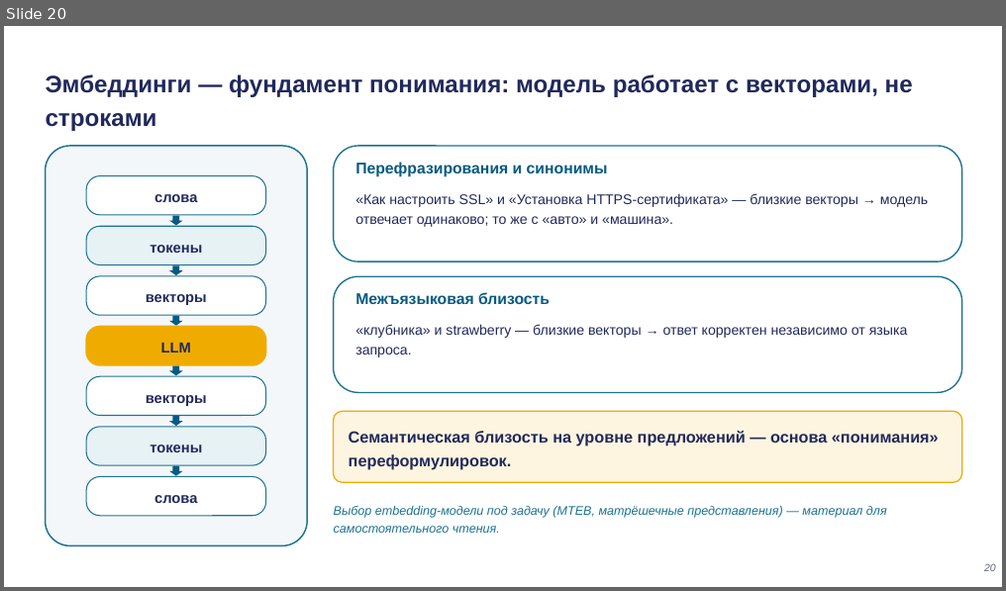
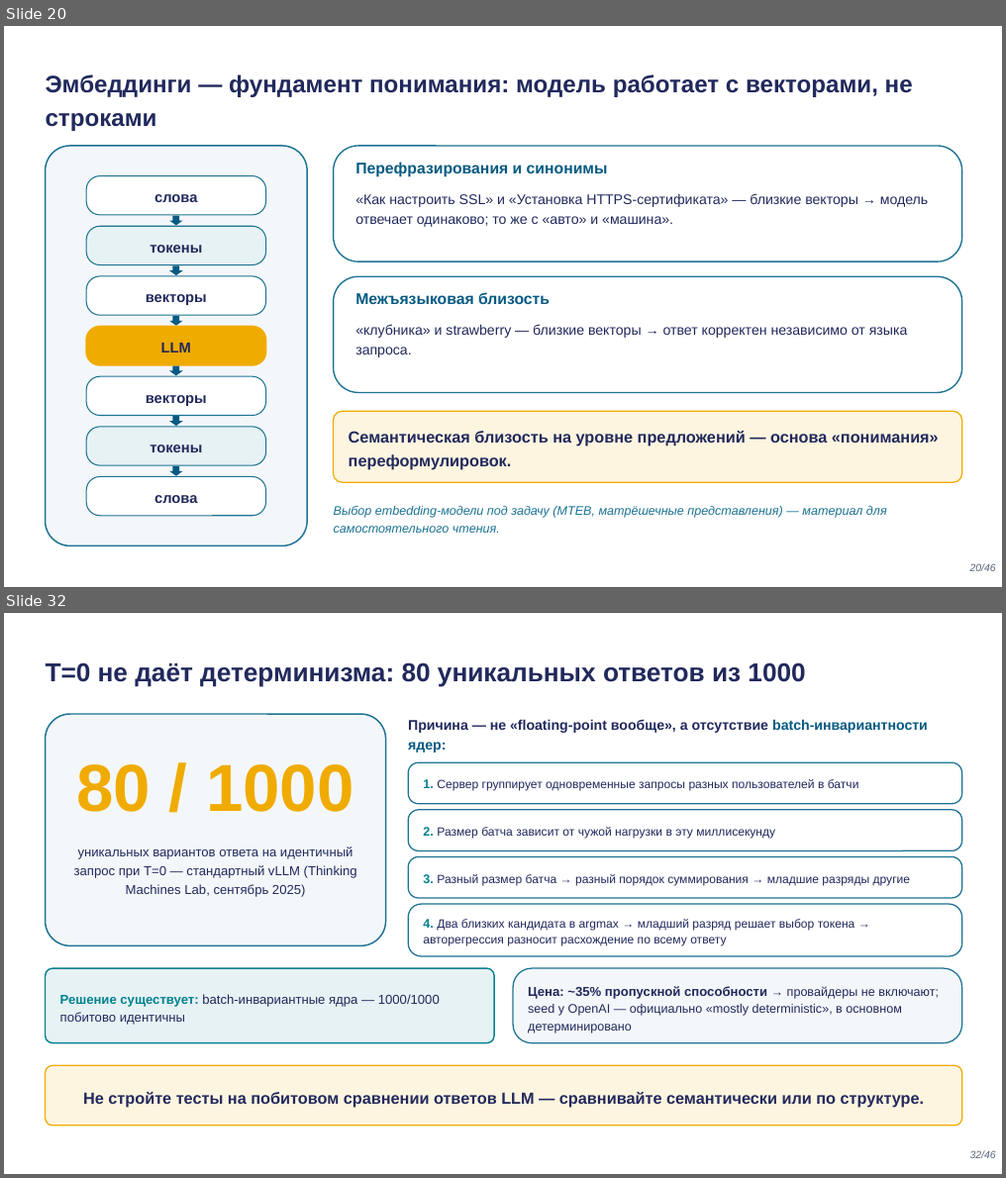
Before and after one commit to tellina-study/AI-usage-lessons, a slide deck: library/lectures/lec-02/rendered/lec-02.pptx. Shown one above the other, each under a label of ours: slide 20 before the commit, slides 20 and 32 after it; the slides between them are not shown. The pictures are 1006x591 and 1006x1178 pixels, drawn with LibreOffice and Linux fonts; fonts in the diff are those of the drawing. Boxes give left, top, right and bottom in pixels: in the first picture for what was removed or moved away, otherwise in the second. Text is boxed around its words. In the diff, an @@ line names an element or a change of style, - is before the commit and + after.

```diff
--- a/library/lectures/lec-02/rendered/lec-02.pptx
+++ b/library/lectures/lec-02/rendered/lec-02.pptx
@@ slide 32 added at (4, 613, 1002, 1174), background #FFFFFF @@
@@ text added at (46, 663, 805, 687), 25 pt, text #21295C, bold @@
+T=0 не даёт детерминизма: 80 уникальных ответов из 1000
@@ rounded rectangle added at (46, 714, 386, 947), fill #F4F7FA, outline #1C7293 1.4 pt @@
@@ text added at (408, 719, 928, 753), 13.5 pt, text #21295C, bold @@
+Причина — не «floating-point вообще», а отсутствие batch-инвариантности ядер:
@@ text added at (77, 764, 353, 812), 64 pt, text #F0AB00, bold @@
+80 / 1000
@@ rounded rectangle added at (408, 762, 962, 804), fill #FFFFFF, outline #1C7293 1.2 pt @@
@@ text added at (423, 779, 859, 791), 11.5 pt, text #21295C @@
+1. Сервер группирует одновременные запросы разных пользователей в батчи
@@ rounded rectangle added at (408, 810, 962, 851), fill #FFFFFF, outline #1C7293 1.2 pt @@
@@ text added at (74, 847, 357, 897), 12.5 pt, text #21295C @@
+уникальных вариантов ответа на идентичный запрос при T=0 — стандартный vLLM (Thinking Machines Lab, сентябрь 2025)
@@ text added at (423, 827, 775, 838), 11.5 pt, text #21295C @@
+2. Размер батча зависит от чужой нагрузки в эту миллисекунду
@@ rounded rectangle added at (408, 858, 962, 898), fill #FFFFFF, outline #1C7293 1.2 pt @@
@@ text added at (423, 874, 911, 885), 11.5 pt, text #21295C @@
+3. Разный размер батча → разный порядок суммирования → младшие разряды другие
@@ rounded rectangle added at (408, 904, 962, 957), fill #FFFFFF, outline #1C7293 1.2 pt @@
@@ text added at (423, 919, 855, 946), 11.5 pt, text #21295C @@
+4. Два близких кандидата в argmax → младший разряд решает выбор токена → авторегрессия разносит расхождение по всему ответу
@@ rounded rectangle added at (46, 968, 494, 1044), fill #E6F2F4, outline #028090 1.3 pt @@
@@ rounded rectangle added at (513, 968, 962, 1044), fill #F4F7FA, outline #1C7293 1.2 pt @@
@@ text added at (60, 994, 440, 1025), 12.5 pt, text #21295C @@
+Решение существует: batch-инвариантные ядра — 1000/1000 побитово идентичны
@@ text added at (528, 986, 939, 1034), 12 pt, text #21295C @@
+Цена: ~35% пропускной способности → провайдеры не включают; seed у OpenAI — официально «mostly deterministic», в основном детерминировано
@@ rounded rectangle added at (46, 1065, 962, 1126), fill #FEF5E0, outline #F0AB00 1.2 pt @@
@@ text added at (83, 1092, 925, 1108), 15.5 pt, text #21295C, bold @@
+Не стройте тесты на побитовом сравнении ответов LLM — сравнивайте семантически или по структуре.
@@ text added at (970, 1151, 996, 1158), 10 pt, text #5B6678, italic @@
+32/46
@@ slide 20 changed as well @@
@@ text at (970, 564, 996, 571): text changed @@
-20
+20/46
```
Also in this commit, not shown: 19 other slides changed, 25 other slides added, 17 other files.
